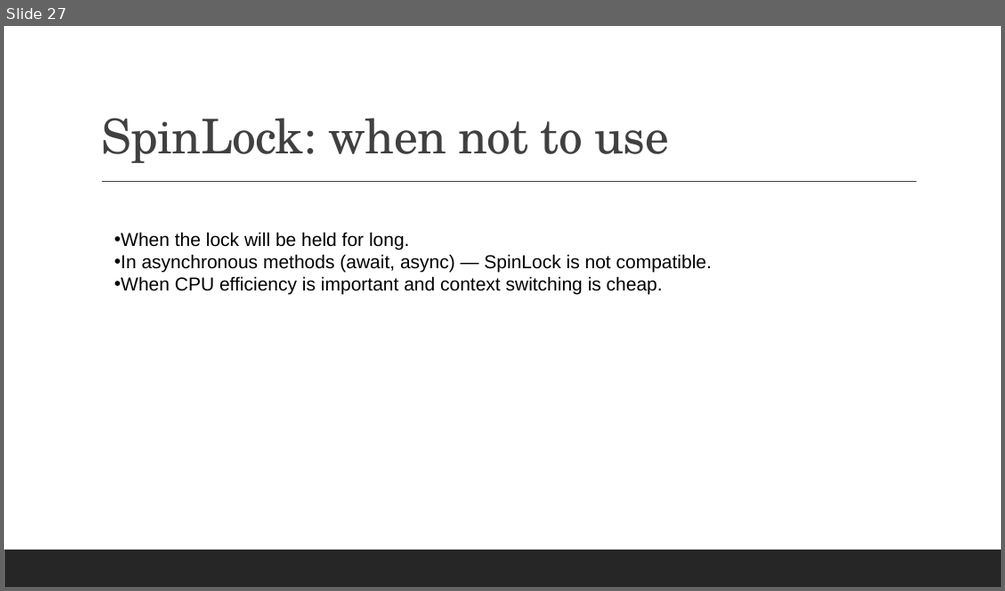
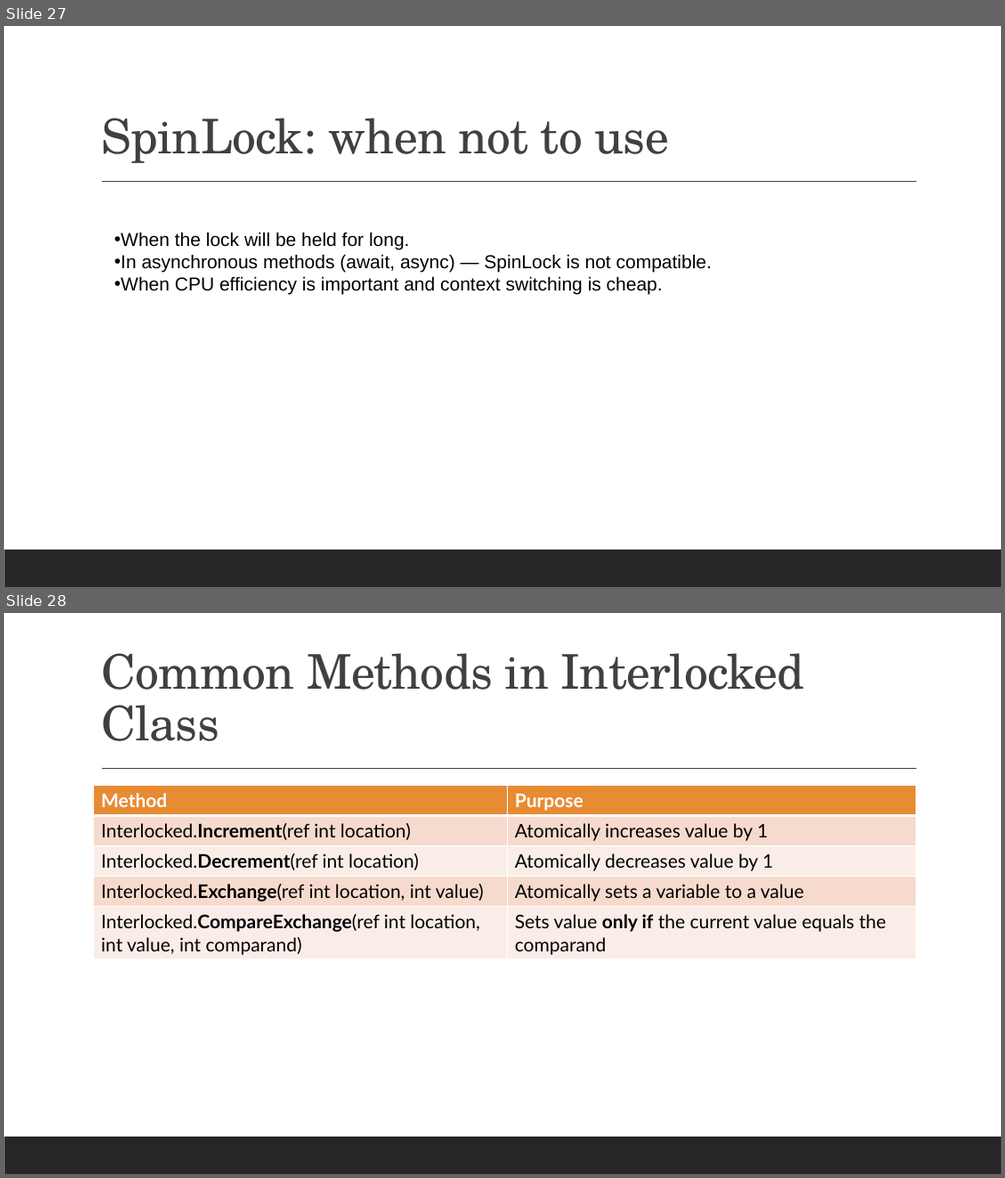
Before and after one commit to bhushanpoojary/MultiThreadingDotNet, a slide deck: PPT/Mastering Multithreading in DotNet.pptx. Shown one above the other, each under a label of ours: slide 27 before the commit, slides 27 and 28 after it. The pictures are 1005x591 and 1005x1178 pixels, drawn with LibreOffice and Linux fonts; fonts in the diff are those of the drawing. Boxes give left, top, right and bottom in pixels: in the first picture for what was removed or moved away, otherwise in the second. Text is boxed around its words. In the diff, an @@ line names an element or a change of style, - is before the commit and + after.

Commit message:
Added Interlocked example

```diff
--- a/PPT/Mastering Multithreading in DotNet.pptx
+++ b/PPT/Mastering Multithreading in DotNet.pptx
@@ slide 28 added at (4, 613, 1001, 1174), background #FFFFFF; not listed: 2 template elements that a slide beside it also shows @@
@@ title added at (101, 653, 805, 741), 46 pt, text #404040 @@
+Common Methods in Interlocked Class
@@ table added at (94, 786, 916, 959), 5 rows, 2 columns @@
+Method | Purpose
+Interlocked.Increment(ref int location) | Atomically increases value by 1
+Interlocked.Decrement(ref int location) | Atomically decreases value by 1
+Interlocked.Exchange(ref int location, int value) | Atomically sets a variable to a value
+Interlocked.CompareExchange(ref int location, int value, int comparand) | Sets value only if the current value equals the comparand
```
Also in this commit, not shown: 3 other files.
